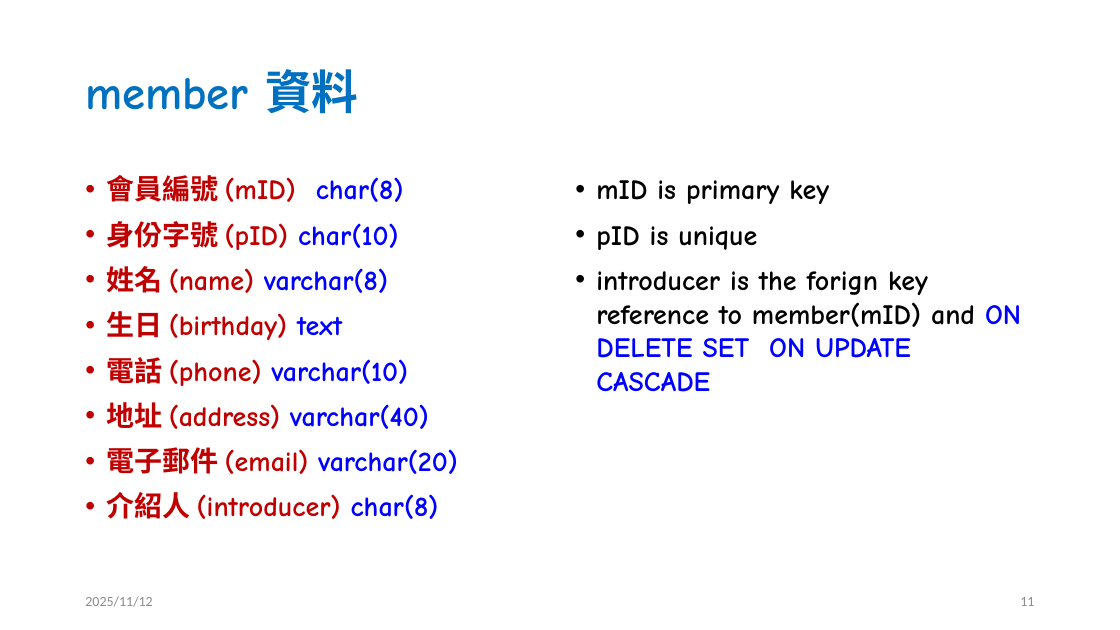
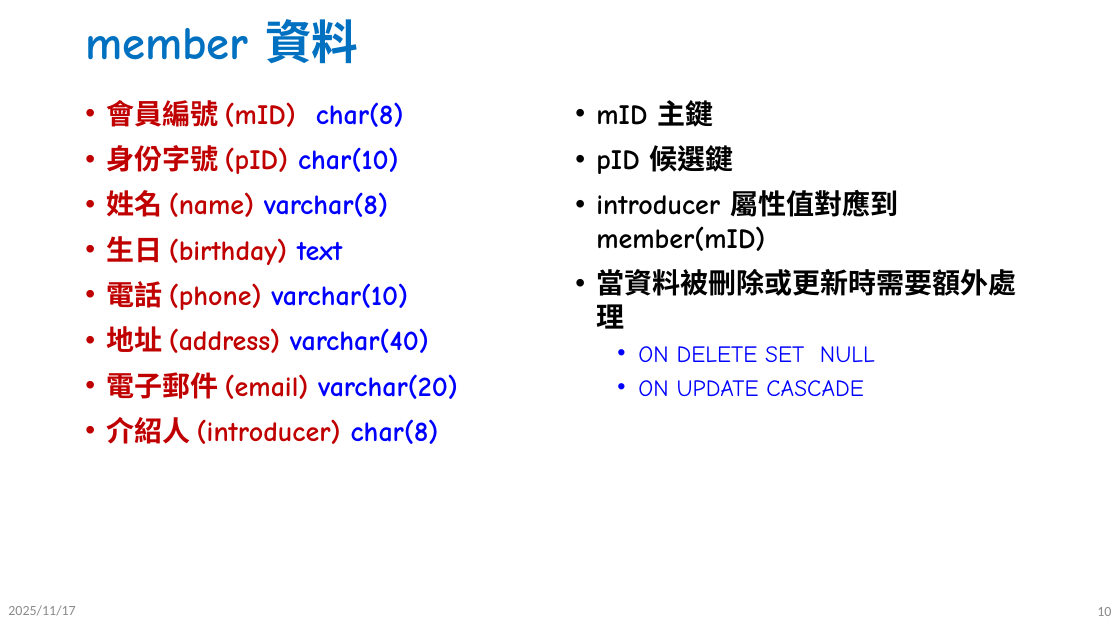
Before and after one commit to jc7qx/2025DB, a slide deck: slide 10 of slides/w10SQL1.pptx (slide 11 before the commit). Drawn at 1120x630 pixels with LibreOffice and Linux fonts; fonts in the diff are those of the drawing. Boxes give left, top, right and bottom in pixels: in the first picture for what was removed or moved away, otherwise in the second. Text is boxed around its words. In the diff, an @@ line names an element or a change of style, - is before the commit and + after.

```diff
--- a/slides/w10SQL1.pptx
+++ b/slides/w10SQL1.pptx
@@ title "member 資料": place and size @@
-title "member 資料" at <box>85,69,358,114</box>
+title "member 資料" at <box>85,19,358,64</box>
@@ text "會員編號 (mID) char(8)": place and size @@
-text "會員編號 (mID) char(8)" at <box>106,175,458,519</box>
+text "會員編號 (mID) char(8)" at <box>106,100,458,444</box>
@@ text at <box>596,100,1016,396</box>: text changed @@
-• mID is primary key
-• pID is unique
-• introducer is the forign key reference to member(mID) and ON DELETE SET ON UPDATE CASCADE
+• mID 主鍵
+• pID 候選鍵
+• introducer 屬性值對應到 member(mID)
+• 當資料被刪除或更新時需要額外處理
+  • ON DELETE SET NULL
+  • ON UPDATE CASCADE
@@ text at <box>8,605,75,616</box>: text changed @@
-2025/11/12
+2025/11/17
@@ page number at <box>1097,607,1111,616</box>: text changed @@
-11
+10
```
Also in this commit, not shown: 38 other slides changed, 9 slides added, 19 slides removed, 3 other files.
